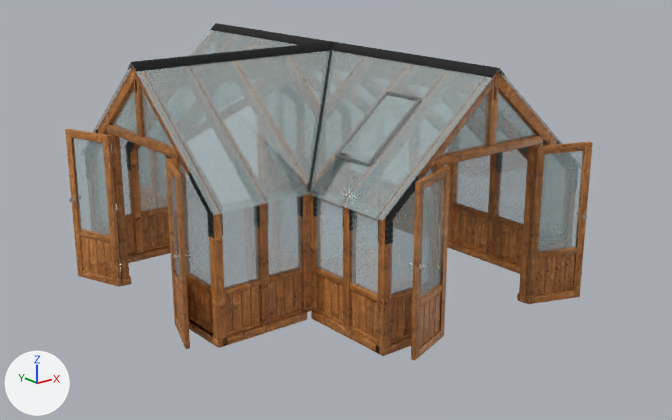
Two versions of the glTF model nordwood-greenhouse.glb, one commit apart.
One viewpoint serves both versions: a camera (50 mm lens) standing at (-7.29, -9.18, 4.28) and looking at (-0.31, -0.46, 0.79). Lighting does not change. The marker at lower left points along +X, +Y and +Z. The older version comes first. Where no turn or scale is listed for an object, it has been applied to the vertices. Vertices at exactly the same position are counted once.

Names of what the first picture shows: 'nordwood-tshape'.
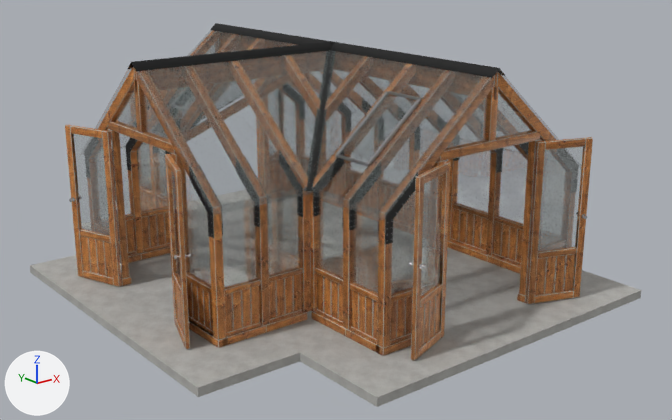
Where the newer file only moved an object's origin or applied its transform, the numbers keep the older frame.

Where the change shows, as pixel boxes (x1, y1, x2, y2) in the pictures (672 x 420 px; the box of a moved part takes in the faces that stretch with it):
'nordwood-tshape', reshaped: before (65, 23, 593, 361); after (30, 23, 641, 407)
part 1 of me_nordwood_tshape, moved or reshaped: before (106, 124, 179, 160); after (108, 121, 176, 154)
part 2 of me_nordwood_tshape, moved or reshaped: before (433, 135, 543, 167); after (437, 130, 540, 161)
part 3 of me_nordwood_tshape, added: after (30, 190, 641, 407)
part 4 of me_nordwood_tshape, moved or reshaped: before (65, 79, 593, 360); after (65, 36, 593, 360)
part 5 of me_nordwood_tshape, recoloured: before (66, 67, 593, 353); after (66, 31, 593, 361)
part 6 of me_nordwood_tshape, recoloured: before (96, 27, 560, 245); after (84, 27, 579, 245)
part 7 of me_nordwood_tshape, recoloured: before (95, 91, 527, 288); after (85, 74, 568, 288)
part 8 of me_nordwood_tshape, recoloured: before (73, 30, 584, 299)

What the commit changed:
Picture 'PaletteBaseColor' (img_palettebasecolor) is new.
Picture 'concrete' (img_concrete) is new.
Material 'PaletteMaterial004' (mat_palettematerial004) is new.
Its texture is img_palettebasecolor.
Its metallic is 1.0.
Its roughness is 0.2.
Material 'PaletteMaterial002' (mat_palettematerial002) is new.
Its texture is img_palettebasecolor.
Its metallic is 0.8.
Its roughness is 0.35.
Material 'PaletteMaterial001' (mat_palettematerial001) is new.
Its texture is img_palettebasecolor.
Its metallic is 0.5.
Its roughness is 0.45.
Material 'concrete' (mat_concrete) is new.
Its texture is img_concrete.
Its roughness is 0.88.
Material 'PaletteMaterial003' (mat_palettematerial003) is new.
Its texture is img_palettebasecolor (with its transparency).
Its metallic is 1.0.
Its roughness is 0.0.
me_nordwood_tshape is used by ob_nordwood_tshape; location (-0.74, 0.0, 1.41).
me_nordwood_tshape had 45644 vertices, 87048 faces and spanned x -2.31..2.31, y -3.05..3.05, z -1.41..1.41.
me_nordwood_tshape now has 45660 vertices, 87076 faces and spans x -2.58..2.85, y -3.32..3.32, z -1.51..1.41.
me_nordwood_tshape part 1: the loose piece of 56 vertices spanning x -1.97..-1.87, y -0.83..0.83, z 0.48..0.58 is scaled about its middle by (1, 0.93, 1), then moved by (0.0, 0.0, 0.05).
me_nordwood_tshape part 2: the loose piece of 56 vertices spanning x -0.09..1.57, y -2.71..-2.61, z 0.48..0.58 is scaled about its middle by (0.93, 0.999, 1), then moved by (0.0, 0.0, 0.05).
me_nordwood_tshape part 3: a new loose piece of 16 vertices spanning x -2.58..2.85, y -3.32..3.32, z -1.51..-1.41, in mat_concrete (picture img_concrete).
me_nordwood_tshape part 4: 1667 vertices moved within x -2.26..2.24, y -3.01..3.05, z -1.41..1.36; 1622 vertices removed from x -2.26..2.24, y -3.05..3.05, z -1.41..1.36; 1622 vertices added at x -2.26..2.24, y -3.04..3.04, z -1.4..1.36.
me_nordwood_tshape part 5: 15834 faces spanning x -2.26..2.24, y -3.01..3.01, z -1.41..1.39 switch from mat_wood3 to mat_concrete (picture img_concrete).
me_nordwood_tshape part 6: 908 faces spanning x -2.01..2.24, y -2.75..2.75, z -0.19..1.41 switch from mat_black (black #212121) to mat_palettematerial001 (picture img_palettebasecolor).
me_nordwood_tshape part 7: 31087 faces spanning x -1.99..2.23, y -2.74..2.74, z -1.21..1.05 switch from mat_alu (grey #a0a2a4) to mat_palettematerial002 (picture img_palettebasecolor).
me_nordwood_tshape part 8: 776 faces spanning x -2.21..2.31, y -2.96..2.96, z -0.78..1.39 switch from mat_glass (white #daecef) to mat_palettematerial003 (picture img_palettebasecolor).
Other edits to the shape of me_nordwood_tshape do not show in these pictures.
me_nordwood_tshape no longer uses material mat_chrome (light grey #e1e1e2).
me_nordwood_tshape gains material mat_palettematerial004 (picture img_palettebasecolor).
